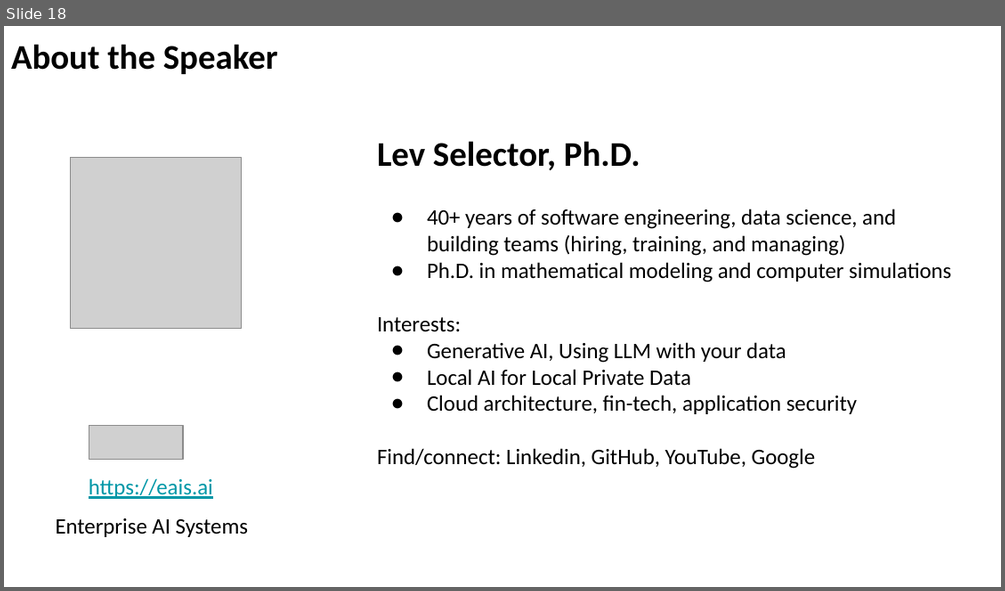
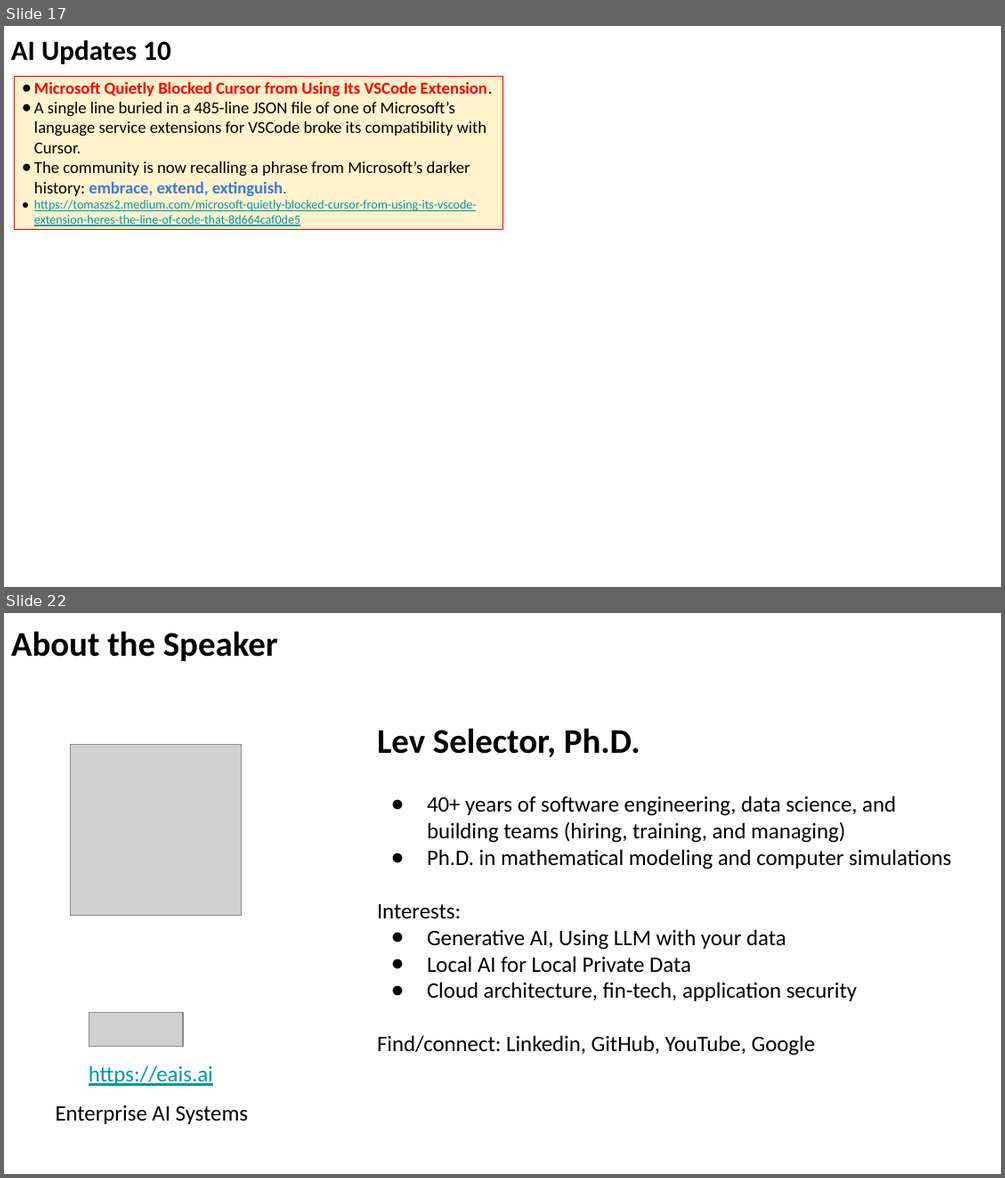
Before and after one commit to lselector/seminar, a slide deck: 2025/2025-04-11-AI-Updates.pptx. Shown one above the other, each under a label of ours: slide 18 before the commit, slides 17 and 22 after it; the slides between them are not shown. The pictures are 1005x591 and 1005x1178 pixels, drawn with LibreOffice and Linux fonts; fonts in the diff are those of the drawing; grey boxes stand for pictures. Boxes give left, top, right and bottom in pixels: in the first picture for what was removed or moved away, otherwise in the second. Text is boxed around its words. In the diff, an @@ line names an element or a change of style, - is before the commit and + after.

```diff
--- a/2025/2025-04-11-AI-Updates.pptx
+++ b/2025/2025-04-11-AI-Updates.pptx
@@ slide 17 added at bbox=[4, 26, 1001, 587], background #FFFFFF @@
@@ text added at bbox=[11, 40, 171, 64], 20 pt, text #000000, bold @@
+AI Updates 10
@@ rectangle added at bbox=[15, 76, 503, 229], fill #FFF2CC, outline #FF0000 0.75 pt, 12 pt, text #000000 @@
+● Microsoft Quietly Blocked Cursor from Using Its VSCode Extension.
+● A single line buried in a 485-line JSON file of one of Microsoft’s language service extensions for VSCode broke its compatibility with Cursor.
+● The community is now recalling a phrase from Microsoft’s darker history: embrace, extend, extinguish.
+● https://tomaszs2.medium.com/microsoft-quietly-blocked-cursor-from-using-its-vscode-extension-heres-the-line-of-code-that-8d664caf0de5
@@ what was slide 18 is now slide 22 @@
```
Also in this commit, not shown: 13 slides changed, 4 other slides added, 1 slide removed.
